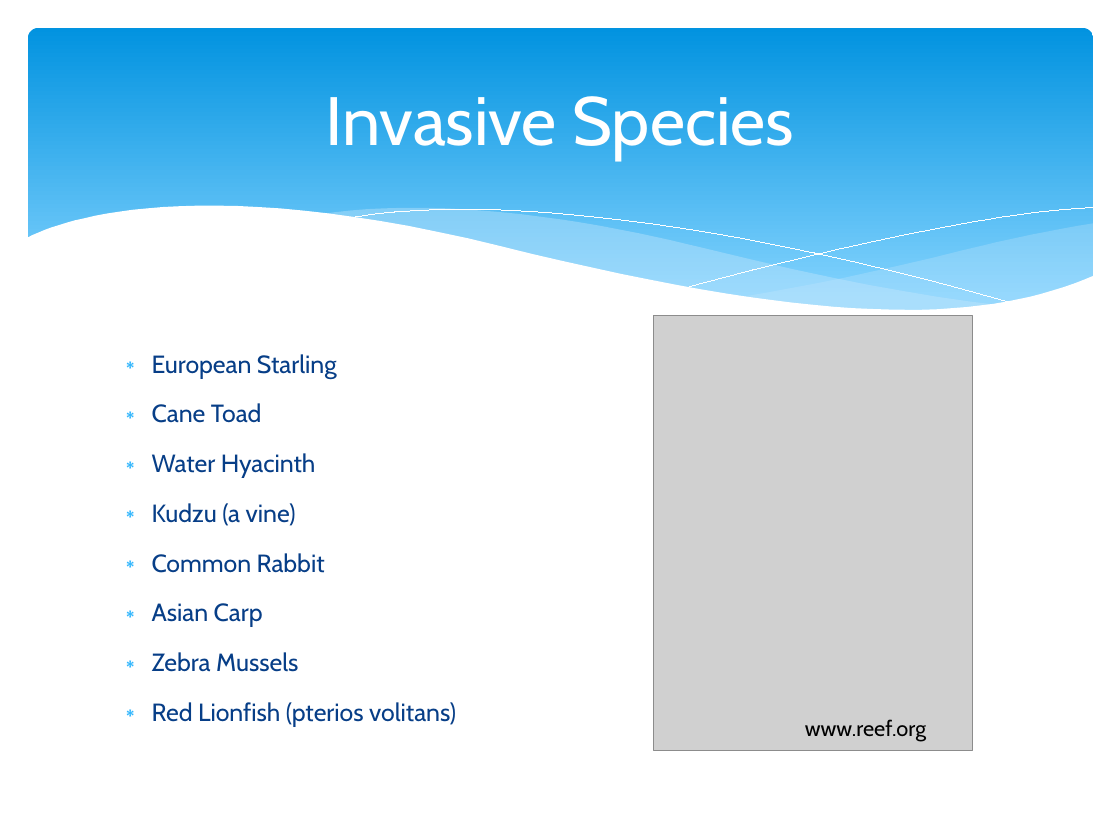
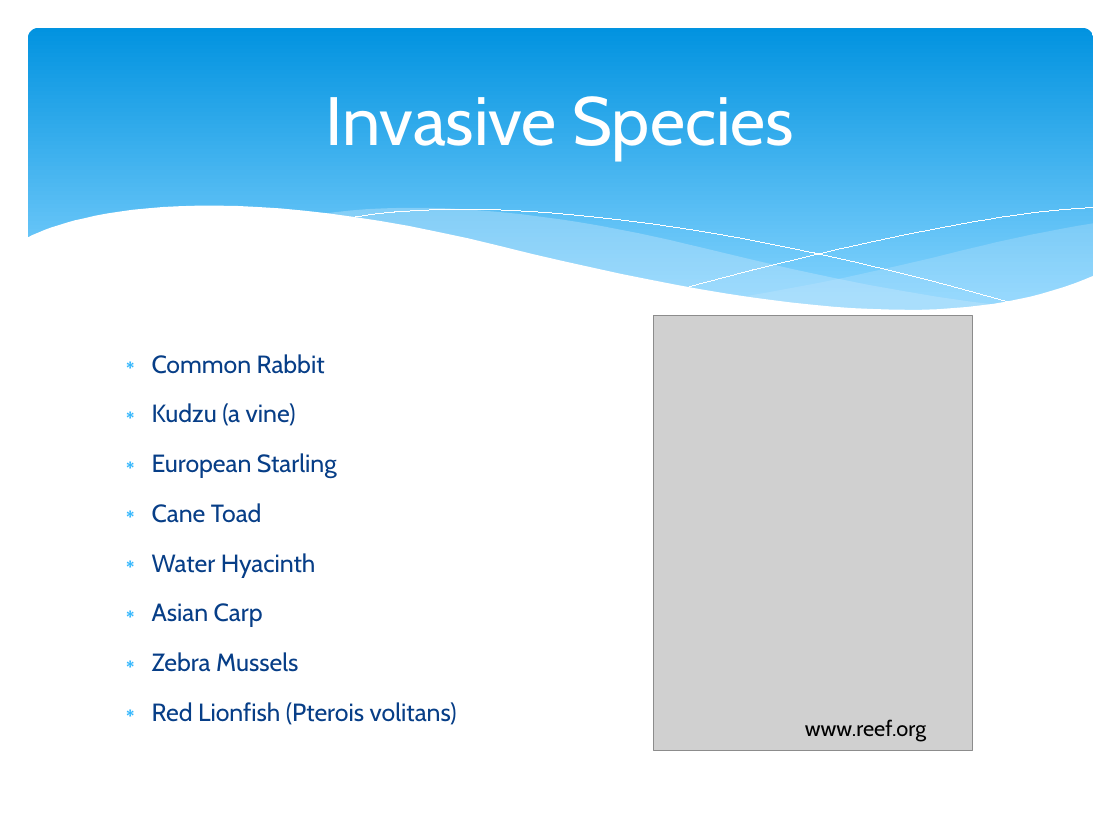
Before and after one commit to MrKevinT/Foundations-Capstone, a slide deck: slide 2 of LC_Present.pptx. Drawn at 1120x840 pixels with LibreOffice and Linux fonts; fonts in the diff are those of the drawing; grey boxes stand for pictures. Boxes give left, top, right and bottom in pixels: in the first picture for what was removed or moved away, otherwise in the second. Text is boxed around its words. In the diff, an @@ line names an element or a change of style, - is before the commit and + after.

```diff
--- a/LC_Present.pptx
+++ b/LC_Present.pptx
@@ text at [152,354,325,426]: paragraphs added @@
+∗ Common Rabbit
+∗ Kudzu (a vine)
@@ text at [152,503,325,573]: paragraphs removed @@
-∗ Kudzu (a vine)
-∗ Common Rabbit
@@ text at [152,702,457,725]: text changed @@
-∗ Red Lionfish (pterios volitans)
+∗ Red Lionfish (Pterois volitans)
```
Also in this commit, not shown: 6 other slides changed.
